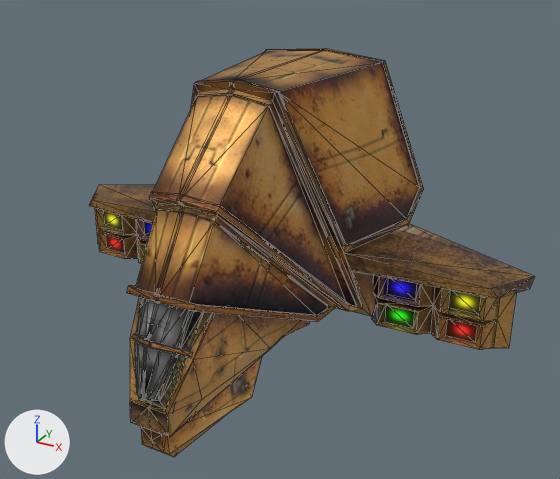
An edit to the glTF model gfx/ship3d/Koala/koala.gltf, drawn before and after from the same camera.
Both versions are drawn from a 50 mm lens placed at (12.99, -22.52, 10.75), pointed at (0.57, 0.05, -0.53). Lighting does not change. The marker at lower left points along +X, +Y and +Z. Mesh edges are drawn as thin lines. Where no turn or scale is listed for an object, it has been applied to the vertices.

Objects in the first picture: 'base_glow'.
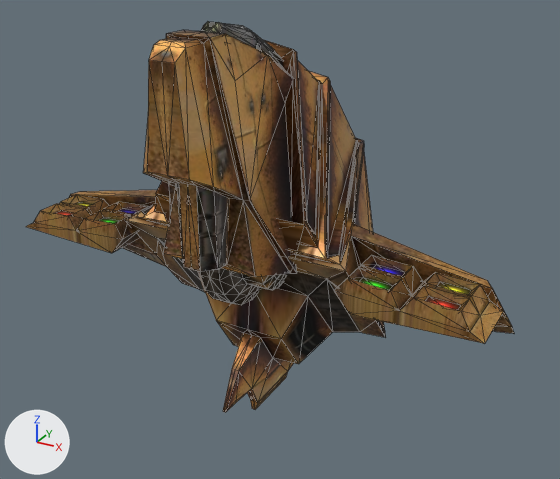
Pixel boxes [x1, y1, x2, y2] of what changed, in the pictures (560 x 479 px):
'base_glow', reshaped (10% wider): before [90, 48, 535, 457]; after [26, 21, 514, 412]

The edits, one by one:
Picture 'koalaGLO' (img_koalaglo) is new.
Material 'base' (mat_base) is new.
Uses the picture img_koala.
Uses the picture img_koalaglo.
Mesh me_base_1 is new.
It has 675 vertices, 1342 faces and spans x -9.3..9.3, y -5.6..5.6, z -7.5..7.5.
It uses material mat_base.
Object 'base_glow' (ob_base_glow) now shows me_base_1 instead of me_base_001.
